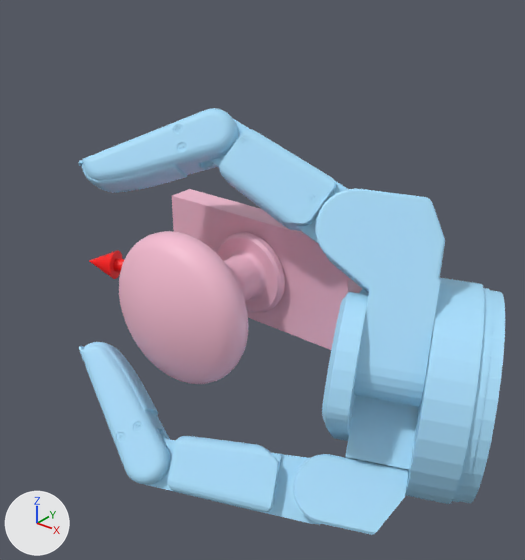
The glTF model static/assets/cond/Barrett/contactdb+door_knob/6.glb: old version first, new version second.
One viewpoint serves both versions: a 50 mm lens placed at (0.189, -0.216, 0.14), pointed at (0.015, 0.002, 0.004). Every picture has the same lights, and +X, +Y and +Z are marked at lower left. Where no turn or scale is listed for an object, it has been applied to the vertices. Vertices at the same position are counted once.

The first picture shows 'door_knob.stl', 'geometry_1', 'geometry_2'.
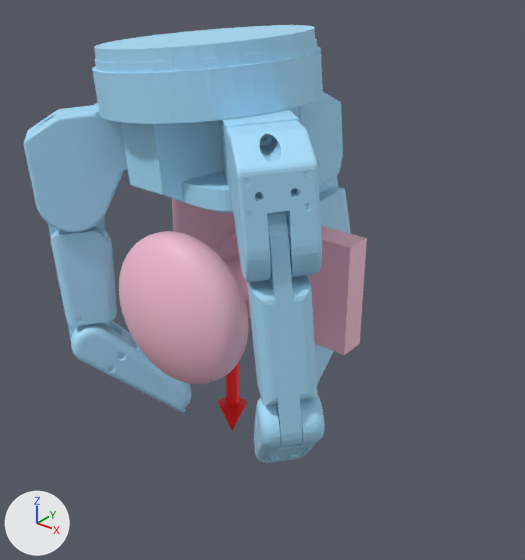
Boxes [x1, y1, x2, y2] around the edits, measured in the pictures (525 x 560 px; the box of a moved part takes in the faces that stretch with it):
'geometry_1', reshaped (23% narrower): before [79, 108, 505, 535]; after [24, 25, 351, 463]
'geometry_2', reshaped: before [89, 251, 125, 279]; after [218, 361, 247, 431]
part 1 of me_geometry_1, moved or reshaped: before [315, 188, 445, 407]; after [219, 109, 322, 283]
part 2 of me_geometry_1, moved or reshaped: before [144, 436, 321, 524]; after [247, 211, 318, 447]
part 3 of me_geometry_1, moved or reshaped: before [79, 342, 171, 485]; after [254, 396, 325, 463]
part 4 of me_geometry_1, moved or reshaped (not visible before): after [71, 321, 191, 412]
part 5 of me_geometry_1, added (blue): after [298, 92, 343, 184]
part 6 of me_geometry_1, deleted (blue): before [209, 119, 348, 243]
part 7 of me_geometry_1, deleted (blue): before [322, 278, 505, 504]
part 8 of me_geometry_1, deleted (blue): before [293, 454, 409, 535]
part 9 of me_geometry_1, moved or reshaped: before [79, 108, 238, 193]; after [24, 25, 351, 384]

The change, as a list of edits to the scene's bpy script:
```text
Change me_geometry_1:
    used by ob_geometry_1; location = (0.0, 0.0, 0.0)
    remove me_geometry_1.from_pydata(...)  # 8695 vertices, 17330 faces; spans x -0.084..0.124, y -0.069..0.091, z -0.081..0.074
    add me_geometry_1.from_pydata(...)  # 8696 vertices, 17330 faces; spans x -0.082..0.075, y -0.058..0.072, z -0.076..0.106
    me_geometry_1 part 1: the loose piece of 925 vertices spanning x 0.034..0.1, y -0.018..0.04, z -0.025..0.051 is multiplied about its middle by the matrix ((0.047, -0.215, 0.975), (0.395, -0.893, -0.216), (0.917, 0.396, 0.043)), then moved by (-0.031, -0.038, 0.047)
    me_geometry_1 part 2: the loose piece of 449 vertices spanning x -0.008..0.078, y -0.067..-0.012, z -0.078..-0.048 is multiplied about its middle by the matrix ((-0.159, -0.041, -0.986), (-0.41, 0.911, 0.028), (0.898, 0.409, -0.162)), then moved by (0.022, 0.0, 0.079)
    me_geometry_1 part 3: the loose piece of 1647 vertices spanning x -0.048..0.014, y -0.069..-0.036, z -0.075..-0.022 is multiplied about its middle by the matrix ((-0.205, -0.056, -0.977), (-0.368, 0.929, 0.024), (0.907, 0.365, -0.211)), then moved by (0.07, 0.022, 0.009)
    me_geometry_1 part 4: the loose piece of 1647 vertices spanning x -0.084..-0.032, y 0.013..0.072, z -0.031..0.0 is multiplied about its middle by the matrix ((0.133, -0.829, 0.543), (-0.03, -0.551, -0.834), (0.991, 0.095, -0.098)), then moved by (0.013, -0.065, -0.033)
    me_geometry_1 part 5: a new loose piece of 211 vertices spanning x -0.014..0.017, y 0.033..0.063, z 0.034..0.079, in mat_defaultmaterial_001
    me_geometry_1 part 6: the loose piece of 449 vertices spanning x -0.021..0.065, y -0.008..0.029, z 0.018..0.071 is deleted
    me_geometry_1 part 7: the loose piece of 347 vertices spanning x 0.035..0.124, y -0.033..0.069, z -0.074..0.015 is deleted
    me_geometry_1 part 8: the loose piece of 210 vertices spanning x 0.052..0.098, y -0.04..0.005, z -0.081..-0.046 is deleted
    me_geometry_1 part 9: 5 vertices moved within x 0.0..0.024, y 0.052..0.068, z -0.032..-0.016; 3012 vertices removed from x -0.059..0.083, y -0.037..0.091, z -0.058..0.074; 3808 vertices added at x -0.082..0.037, y -0.053..0.072, z -0.075..0.106
Change me_geometry_2:
    where me_geometry_2.from_pydata(...)  # 75 vertices, 144 faces; spans x -0.0644..0.0012, y -0.028..0.0028, z -0.0054..0.0078
    used by ob_geometry_2; location = (0.0, 0.0, 0.0)
    me_geometry_2 part 10: the whole mesh is multiplied about the mesh origin by the matrix ((0.26, -0.957, 0.129), (0.222, -0.071, -0.973), (0.94, 0.282, 0.194))
```
